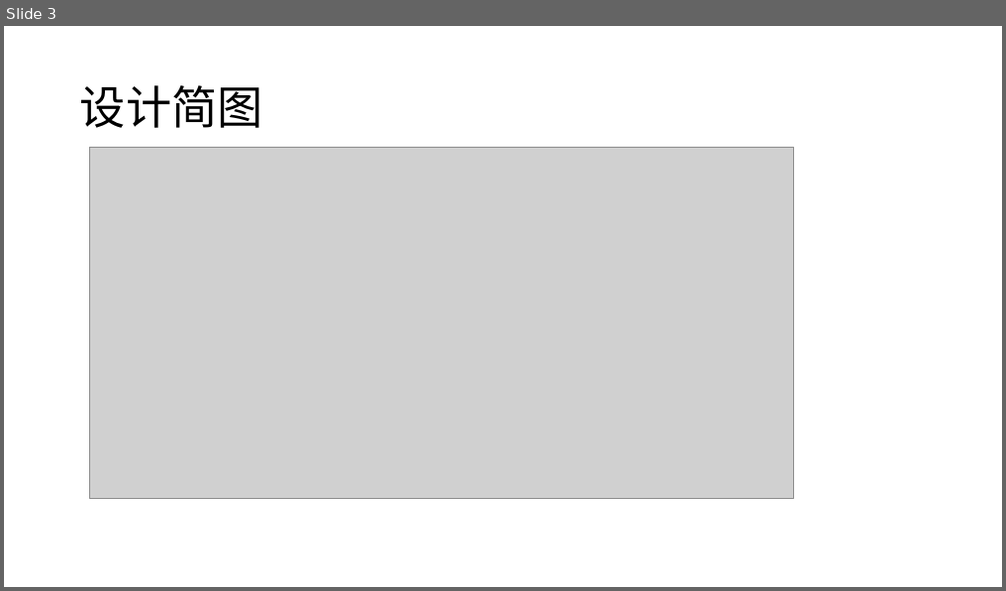
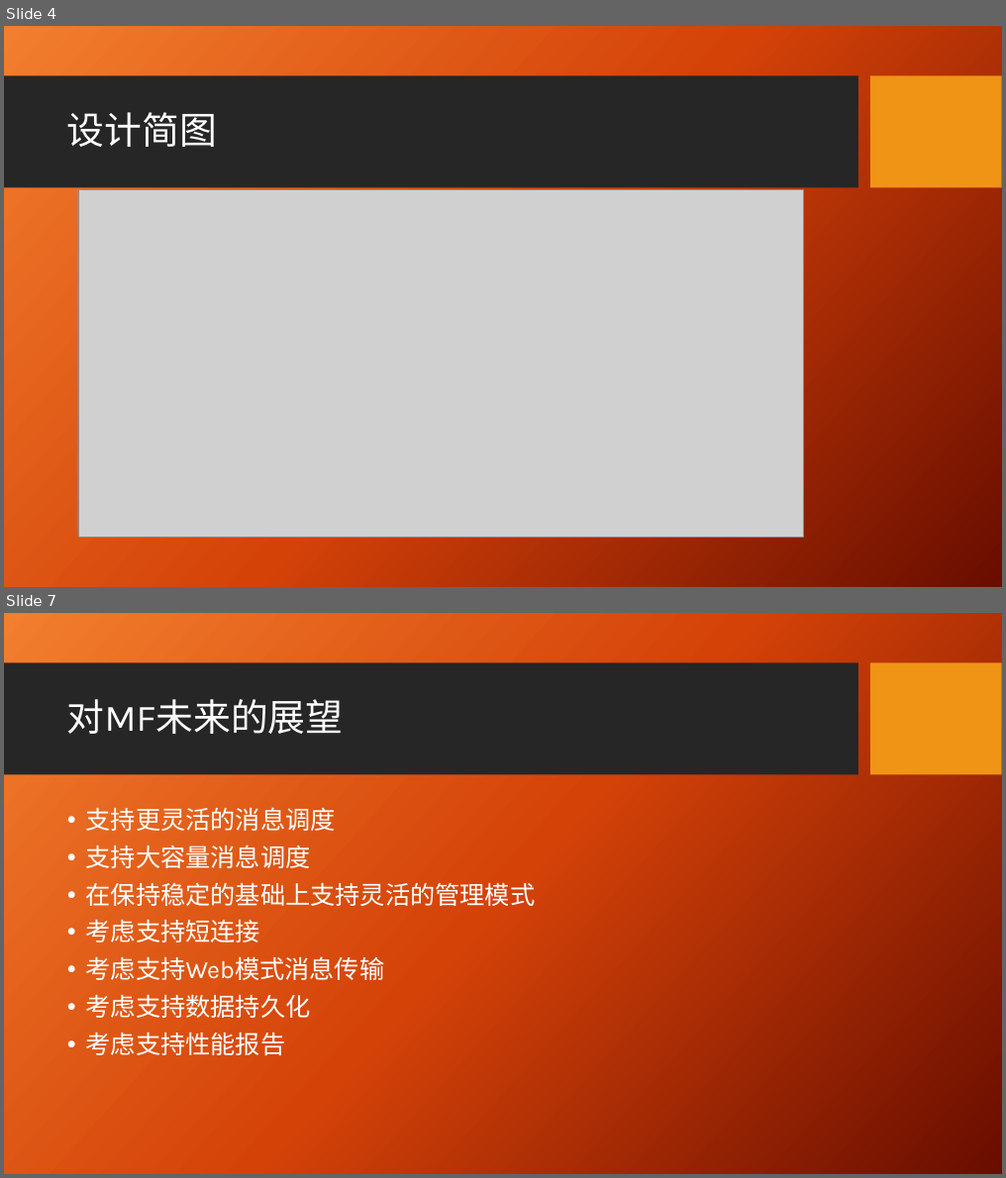
Before and after one commit to rexfa/MForwardWithCache, a slide deck: doc/MForwardWithCache说明.pptx. Shown one above the other, each under a label of ours: slide 3 before the commit, slides 4 and 7 after it; the slides between them are not shown. The pictures are 1006x591 and 1006x1178 pixels, drawn with LibreOffice and Linux fonts; fonts in the diff are those of the drawing; grey boxes stand for pictures; background and template pictures are left out. Boxes give left, top, right and bottom in pixels: in the first picture for what was removed or moved away, otherwise in the second. Text is boxed around its words. In the diff, an @@ line names an element or a change of style, - is before the commit and + after.

```diff
--- a/doc/MForwardWithCache说明.pptx
+++ b/doc/MForwardWithCache说明.pptx
@@ slide 7 added at bbox=[4, 613, 1002, 1174], background picture (left out); not listed: 2 template elements that a slide beside it also shows @@
@@ title added at bbox=[67, 699, 344, 734], 36 pt, text #FFFFFF @@
+对MF未来的展望
@@ text added at bbox=[86, 807, 536, 1057], 24 pt, text #FFFFFF @@
+• 支持更灵活的消息调度
+• 支持大容量消息调度
+• 在保持稳定的基础上支持灵活的管理模式
+• 考虑支持短连接
+• 考虑支持Web模式消息传输
+• 考虑支持数据持久化
+• 考虑支持性能报告
@@ what was slide 3 is now slide 4 @@
@@ slide 4 changed as well @@
@@ background #FFFFFF to picture (left out) @@
@@ rectangle added at bbox=[4, 76, 858, 188], fill #262626 @@
@@ rectangle added at bbox=[871, 76, 1002, 188], fill #F09415 @@
@@ title "设计简图": place and size @@
-title "设计简图" at bbox=[80, 85, 263, 128]
+title "设计简图" at bbox=[67, 112, 217, 147]
@@ title "设计简图" at bbox=[67, 112, 217, 147]: size 44 to 36 pt, font Noto Sans CJK SC to Karla, text colour #000000 to #FFFFFF @@
@@ picture: place and size @@
-picture at bbox=[90, 148, 793, 498]
+picture at bbox=[78, 190, 804, 537]
```
Also in this commit, not shown: 4 other slides changed, 2 other slides added.
